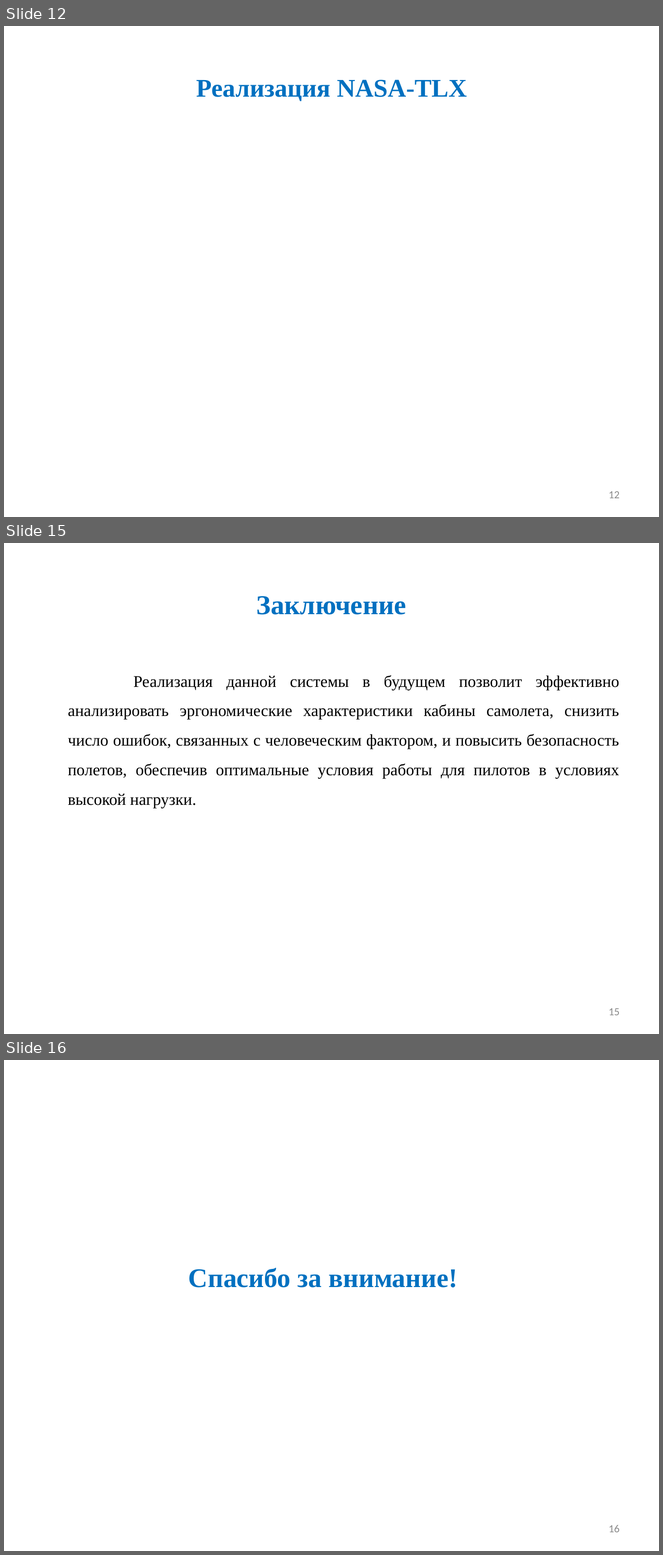
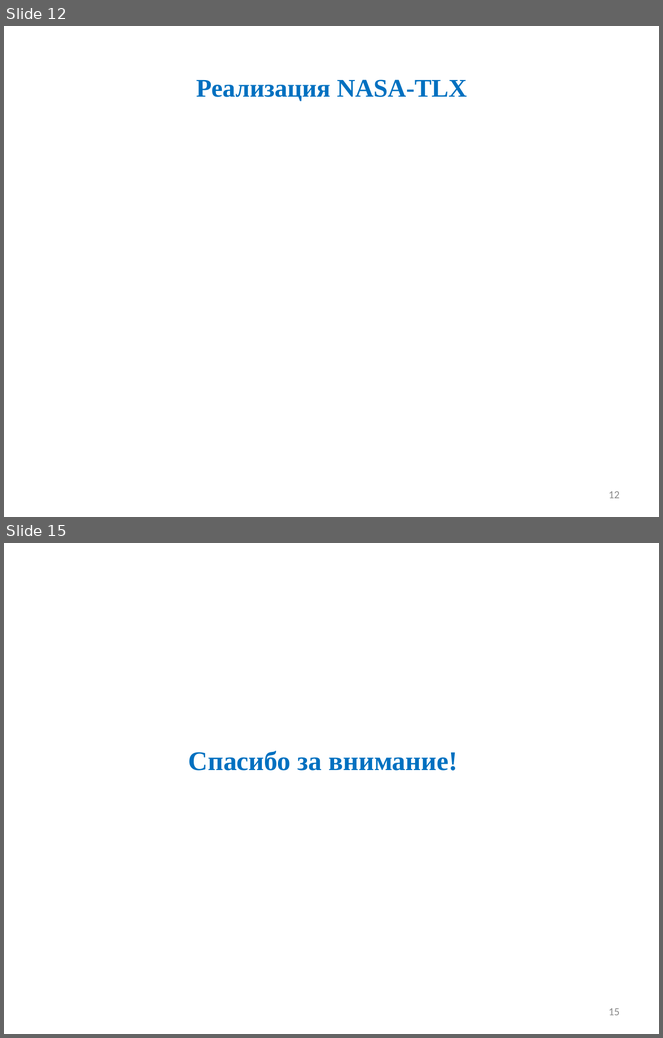
Before and after one commit to Ch1kez/PVT_NASA-TLX, a slide deck: Диплом/Презентация/презентация Курнаев.pptx. Shown one above the other, each under a label of ours: slides 12, 15 and 16 before the commit, slides 12 and 15 after it; the slides between them are not shown. The pictures are 663x1555 and 663x1038 pixels, drawn with LibreOffice and Linux fonts; fonts in the diff are those of the drawing; grey boxes stand for pictures. Boxes give left, top, right and bottom in pixels: in the first picture for what was removed or moved away, otherwise in the second. Text is boxed around its words. In the diff, an @@ line names an element or a change of style, - is before the commit and + after.

```diff
--- a/Диплом/Презентация/презентация Курнаев.pptx
+++ b/Диплом/Презентация/презентация Курнаев.pptx
@@ slide 15 removed at [4,543,659,1034], background #FFFFFF @@
@@ title removed at [257,596,406,615] @@
-Заключение
@@ text removed at [68,675,620,808] @@
-Реализация данной системы в будущем позволит эффективно анализировать эргономические характеристики кабины самолета, снизить число ошибок, связанных с человеческим фактором, и повысить безопасность полетов, обеспечив оптимальные условия работы для пилотов в условиях высокой нагрузки.
@@ page number removed at [609,1008,620,1016] @@
-15
@@ what was slide 16 is now slide 15 @@
@@ page number at [609,1008,620,1016]: text changed @@
-16
+15
```
Also in this commit, not shown: 5 slides changed.
